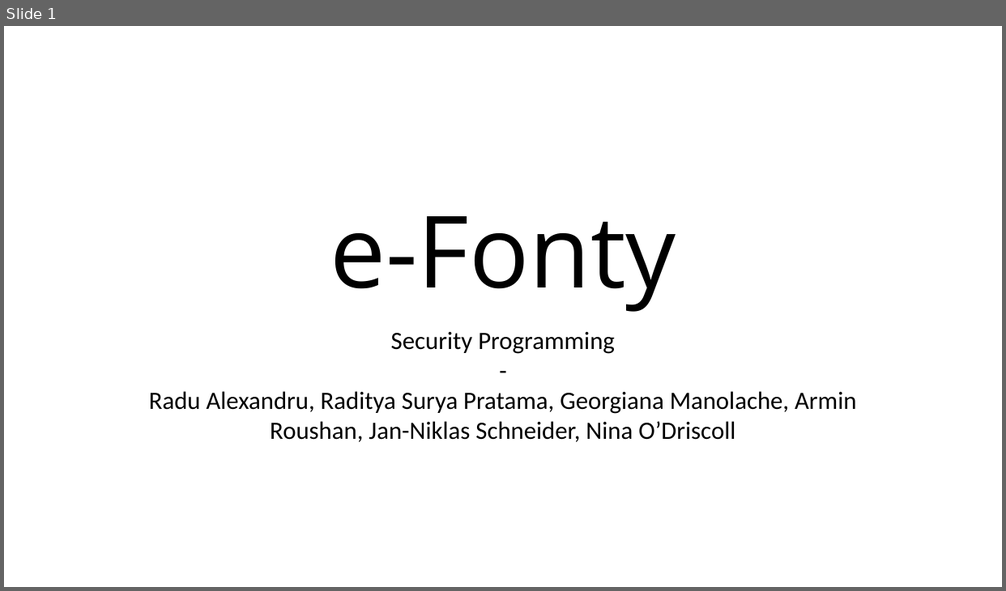
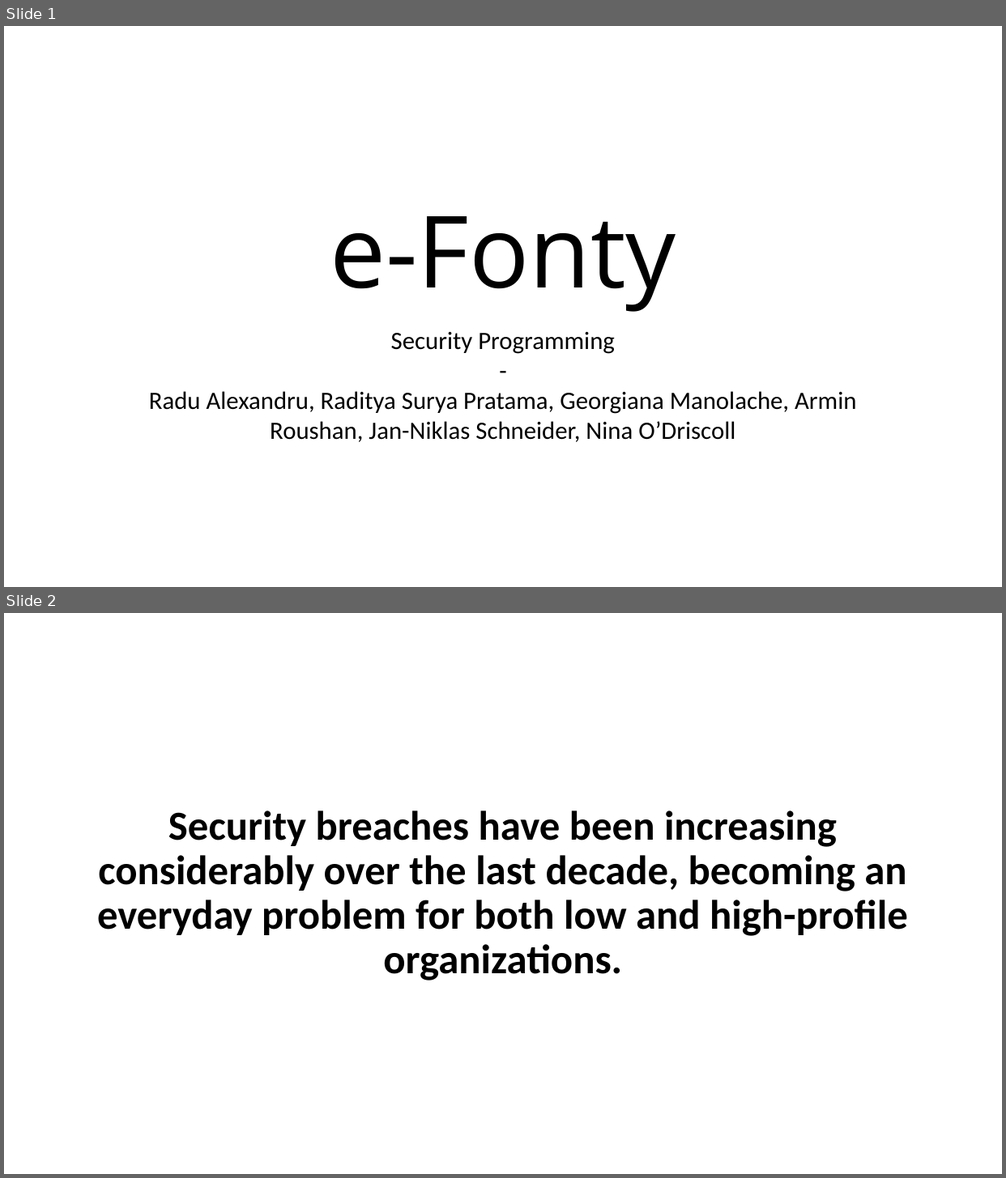
Before and after one commit to radityasurya/eFontys, a slide deck: Documentation/Final Presentation SePr.pptx. Shown one above the other, each under a label of ours: slide 1 before the commit, slides 1 and 2 after it. The pictures are 1006x591 and 1006x1178 pixels, drawn with LibreOffice and Linux fonts; fonts in the diff are those of the drawing. Boxes give left, top, right and bottom in pixels: in the first picture for what was removed or moved away, otherwise in the second. Text is boxed around its words. In the diff, an @@ line names an element or a change of style, - is before the commit and + after.

```diff
--- a/Documentation/Final Presentation SePr.pptx
+++ b/Documentation/Final Presentation SePr.pptx
@@ slide 2 added at (x1=4, y1=613, x2=1002, y2=1174), background #FFFFFF @@
@@ title added at (x1=97, y1=811, x2=908, y2=981), 39.6 pt, text #000000, bold @@
+Security breaches have been increasing considerably over the last decade, becoming an everyday problem for both low and high-profile organizations.
```
Also in this commit, not shown: 3 other slides added, 2 slides removed, 1 other file.
